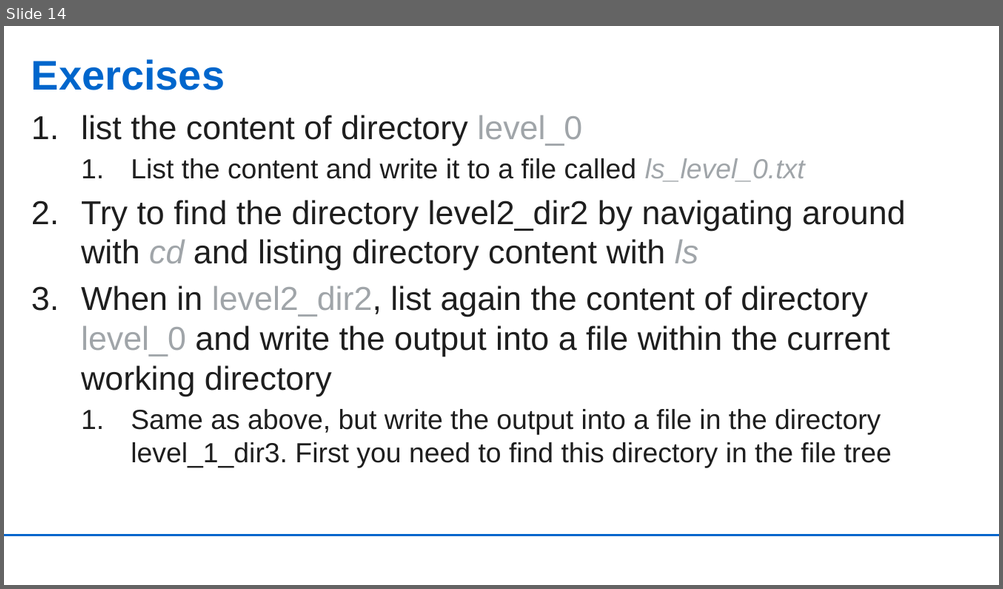
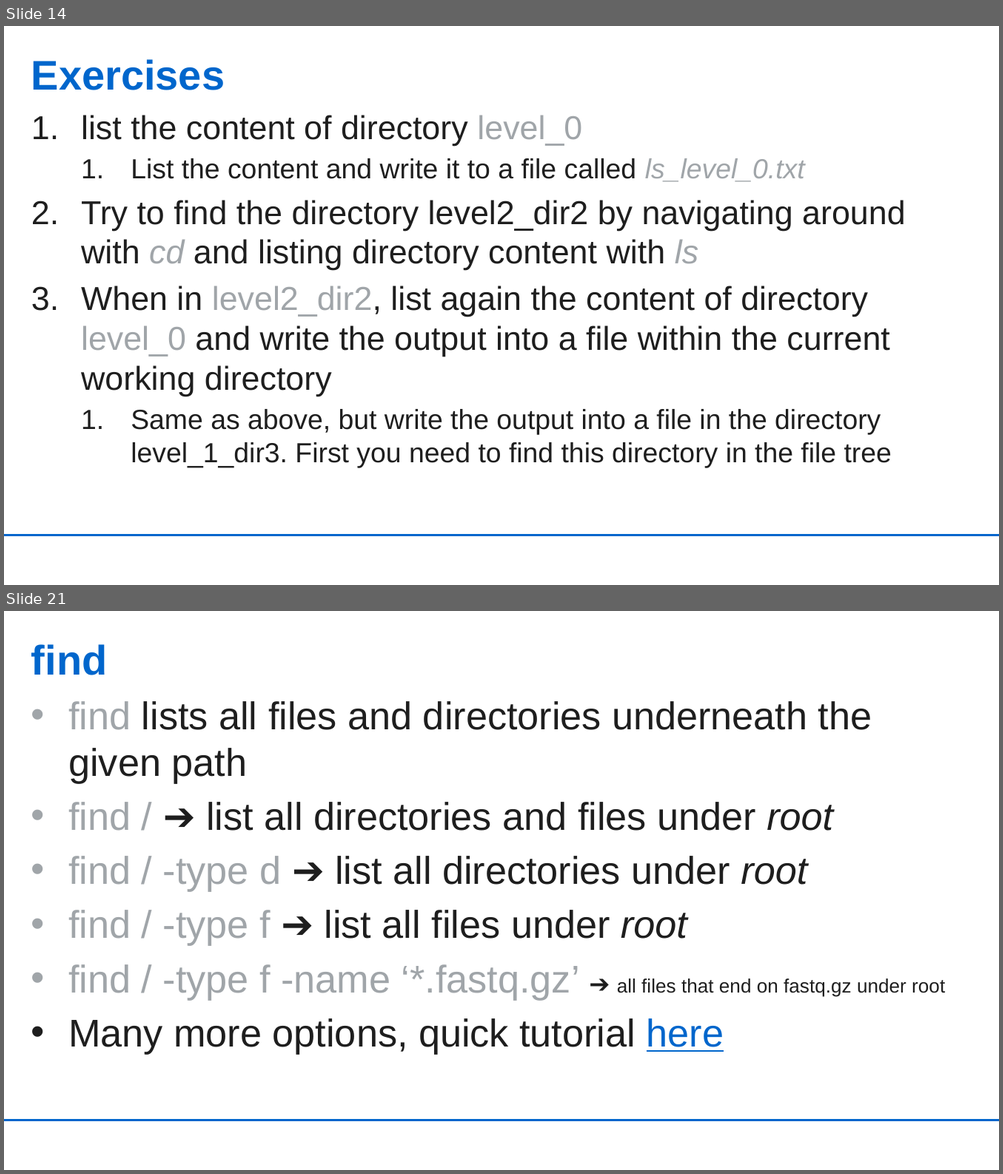
Before and after one commit to UdoGi/KCCR_snakemake_pipeline, a slide deck: slides/ghana_linux_basics.pptx. Shown one above the other, each under a label of ours: slide 14 before the commit, slides 14 and 21 after it; the slides between them are not shown. The pictures are 1003x589 and 1003x1174 pixels, drawn with LibreOffice and Linux fonts; fonts in the diff are those of the drawing; background and template pictures are left out. Boxes give left, top, right and bottom in pixels: in the first picture for what was removed or moved away, otherwise in the second. Text is boxed around its words. In the diff, an @@ line names an element or a change of style, - is before the commit and + after.

```diff
--- a/slides/ghana_linux_basics.pptx
+++ b/slides/ghana_linux_basics.pptx
@@ slide 21 added at [4, 611, 999, 1170], background #FFFFFF; not listed: 1 template element that a slide beside it also shows @@
@@ title added at [31, 644, 107, 675], 30 pt, text #0066CC, bold @@
+find
@@ text added at [68, 701, 945, 1054], 28 pt, text #1E1E1E @@
+• find lists all files and directories underneath the given path
+• find / ➔ list all directories and files under root
+• find / -type d ➔ list all directories under root
+• find / -type f ➔ list all files under root
+• find / -type f -name ‘*.fastq.gz’ ➔ all files that end on fastq.gz under root
+• Many more options, quick tutorial here
```
Also in this commit, not shown: 3 slides changed, 6 other slides added.
